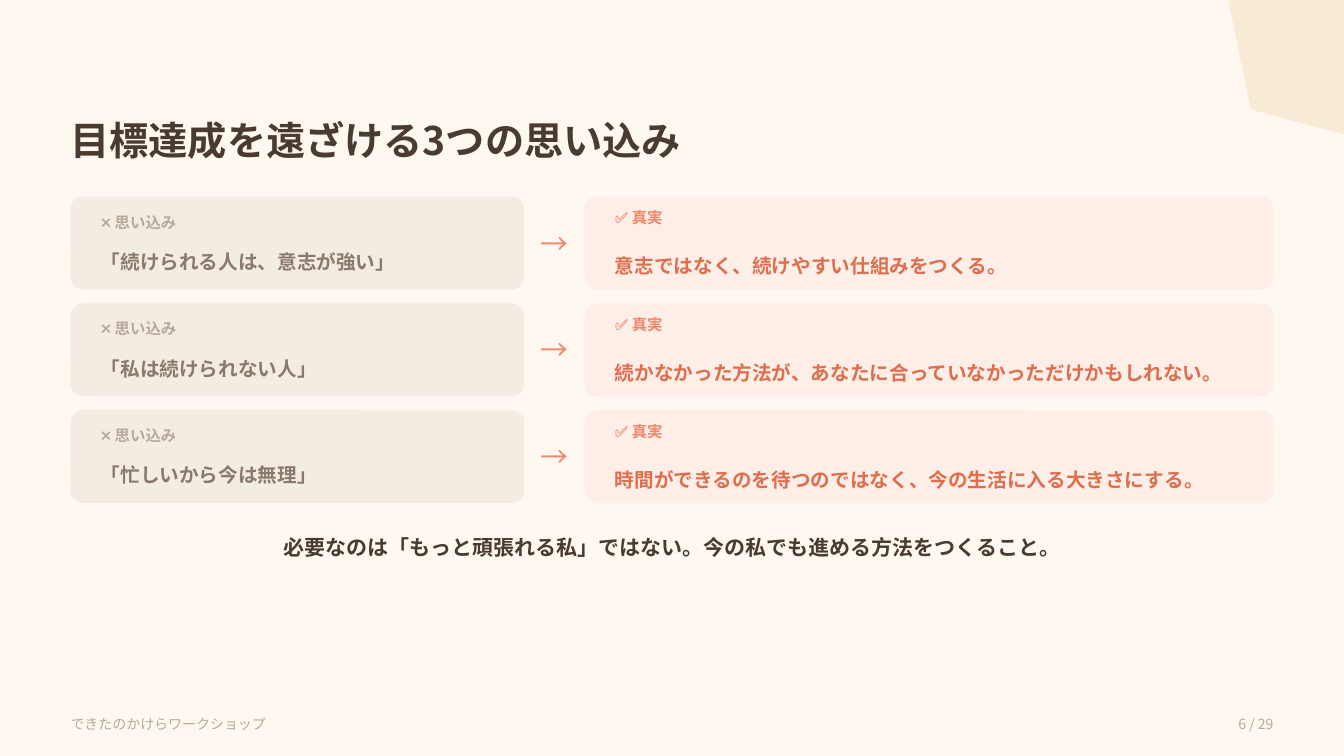
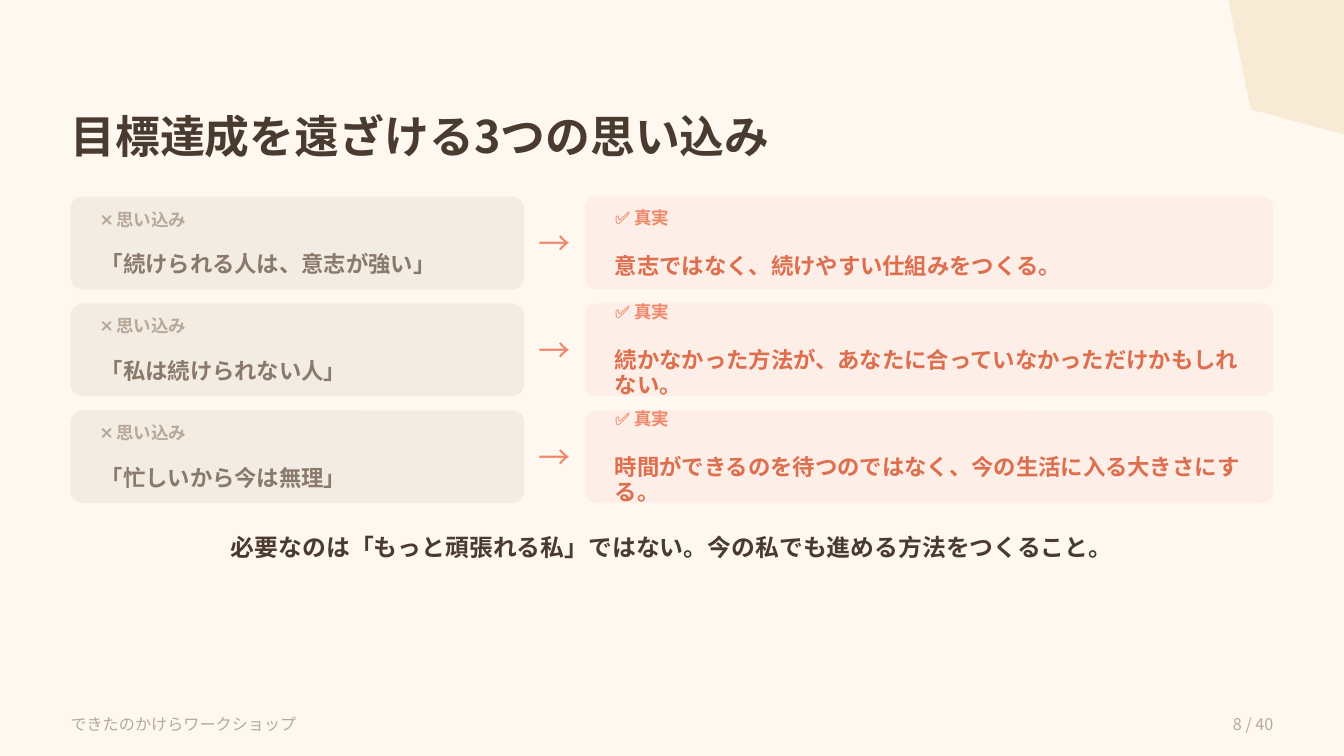
Before and after one commit to shiori0823/dekitanokakera-LM, a slide deck: slide 8 of workshop/dist/dekitanokakera-workshop.pptx (slide 6 before the commit). Drawn at 1344x756 pixels with LibreOffice and Linux fonts; fonts in the diff are those of the drawing. Boxes give left, top, right and bottom in pixels: in the first picture for what was removed or moved away, otherwise in the second. Text is boxed around its words. In the diff, an @@ line names an element or a change of style, - is before the commit and + after.

```diff
--- a/workshop/dist/dekitanokakera-workshop.pptx
+++ b/workshop/dist/dekitanokakera-workshop.pptx
@@ text "目標達成を遠ざける3つの思い込み" at (71, 114, 770, 158): size 28 to 32 pt @@
@@ text "❌ 思い込み" at (101, 211, 436, 274): size 11 to 12.5 pt in "❌ 思い込み"; size 14 to 16 pt in "「続けられる人は、意志が強い」" @@
@@ text "✅ 真実" at (615, 209, 1061, 276): size 11 to 12.5 pt in "✅ 真実"; size 14 to 16 pt in "意志ではなく、続けやすい仕組みをつくる。" @@
@@ text "❌ 思い込み" at (101, 317, 347, 381): size 11 to 12.5 pt in "❌ 思い込み"; size 14 to 16 pt in "「私は続けられない人」" @@
@@ text "✅ 真実" at (615, 303, 1238, 395): size 11 to 12.5 pt in "✅ 真実"; size 14 to 16 pt @@
@@ text "❌ 思い込み" at (101, 424, 347, 488): size 11 to 12.5 pt in "❌ 思い込み"; size 14 to 16 pt in "「忙しいから今は無理」" @@
@@ size 20 to 23 pt in 3 elements at (524, 197, 585, 289), (524, 303, 585, 396), (524, 410, 585, 503) @@
@@ text "✅ 真実" at (615, 410, 1240, 502): size 11 to 12.5 pt in "✅ 真実"; size 14 to 16 pt @@
@@ text "必要なのは「もっと頑張れる私」ではない。今の私でも進める方法をつくること。" at (231, 535, 1113, 558): size 15 to 17 pt @@
@@ text "できたのかけらワークショップ" at (71, 717, 297, 731): size 10 to 11.5 pt @@
@@ text at (1233, 718, 1273, 730): text changed; size 10 to 11.5 pt @@
-6 / 29
+8 / 40
```
Also in this commit, not shown: 28 other slides changed, 11 slides added, 3 other files.
